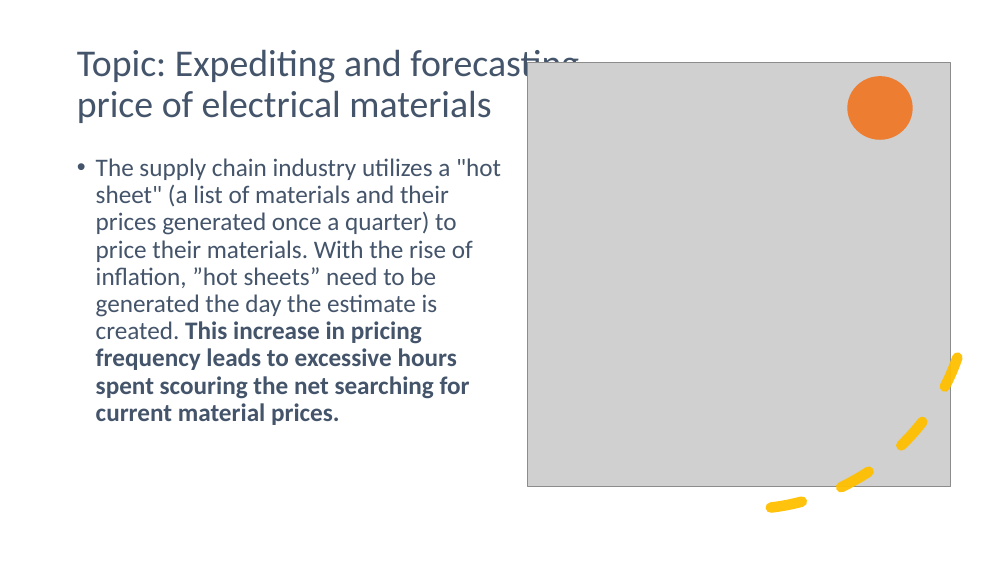
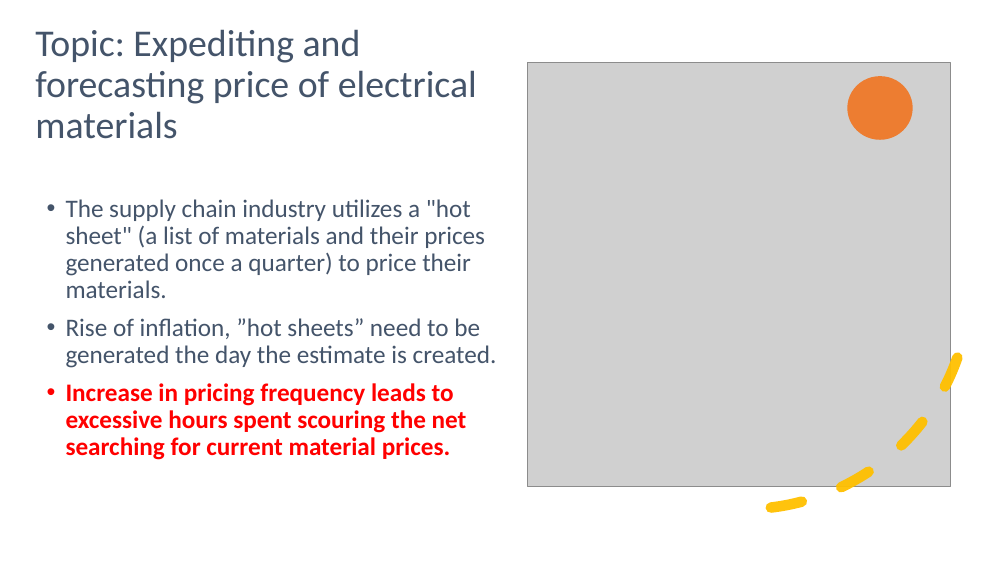
Before and after one commit to thegreatkeej/Estimator_Project, a slide deck: slide 2 of Team14_Presentation.pptx. Drawn at 1008x567 pixels with LibreOffice and Linux fonts; fonts in the diff are those of the drawing; grey boxes stand for pictures. Boxes give left, top, right and bottom in pixels: in the first picture for what was removed or moved away, otherwise in the second. Text is boxed around its words. In the diff, an @@ line names an element or a change of style, - is before the commit and + after.

Commit message:
updated presentation

```diff
--- a/Team14_Presentation.pptx
+++ b/Team14_Presentation.pptx
@@ title "Topic: Expediting and forecasting price ..." rewrapped from (77,49,579,123) to (35,29,477,139) @@
@@ text at (66,199,497,460): text changed @@
-• The supply chain industry utilizes a "hot sheet" (a list of materials and their prices generated once a quarter) to price their materials. With the rise of inflation, ”hot sheets” need to be generated the day the estimate is created. This increase in pricing frequency leads to excessive hours spent scouring the net searching for current material prices.
+• The supply chain industry utilizes a "hot sheet" (a list of materials and their prices generated once a quarter) to price their materials.
+• Rise of inflation, ”hot sheets” need to be generated the day the estimate is created.
+• Increase in pricing frequency leads to excessive hours spent scouring the net searching for current material prices.
```
Also in this commit, not shown: 4 other slides changed, 2 slides added, 5 slides removed.
